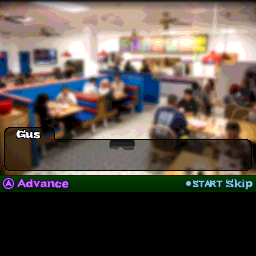
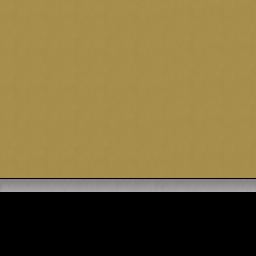
Revision of a layered 256 × 256 image; what changed, layer by layer:
added group "Pestle" (1st of 2) with 2 layers above "Pollos-Gus" over (0, 0, 256, 192)
added layer "Layer 96" in group "Pestle" over (0, 178, 256, 192)
added layer "Layer 97" in group "Pestle" over (0, 0, 256, 192)
renamed "Lab-Gale" to "Pollos-Gus", hid the group it (16 layers) over (0, 0, 256, 192)
painted on "Gradient Fill 1" (1st of 2, in "Pollos-Gus") over (0, 0, 255, 10)
